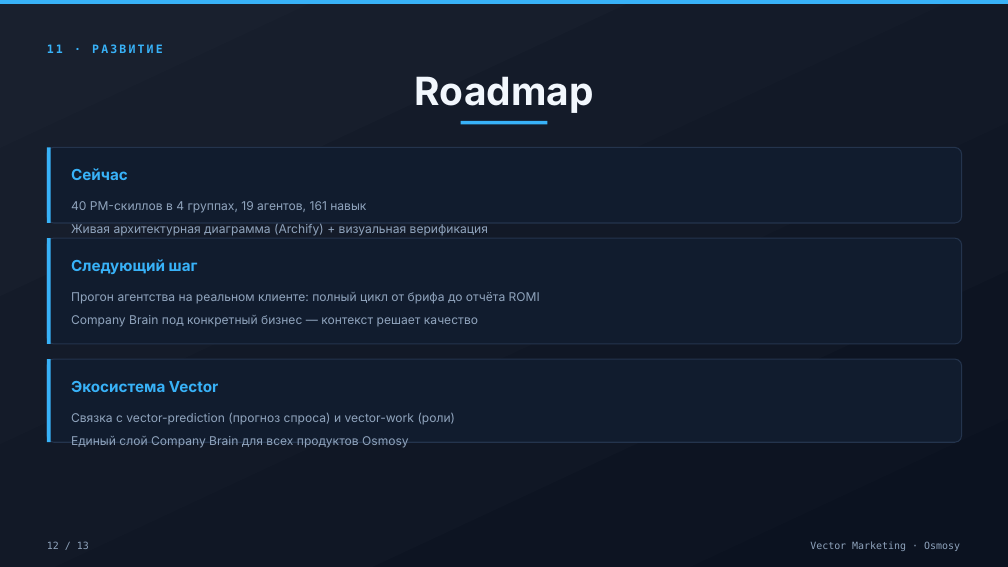
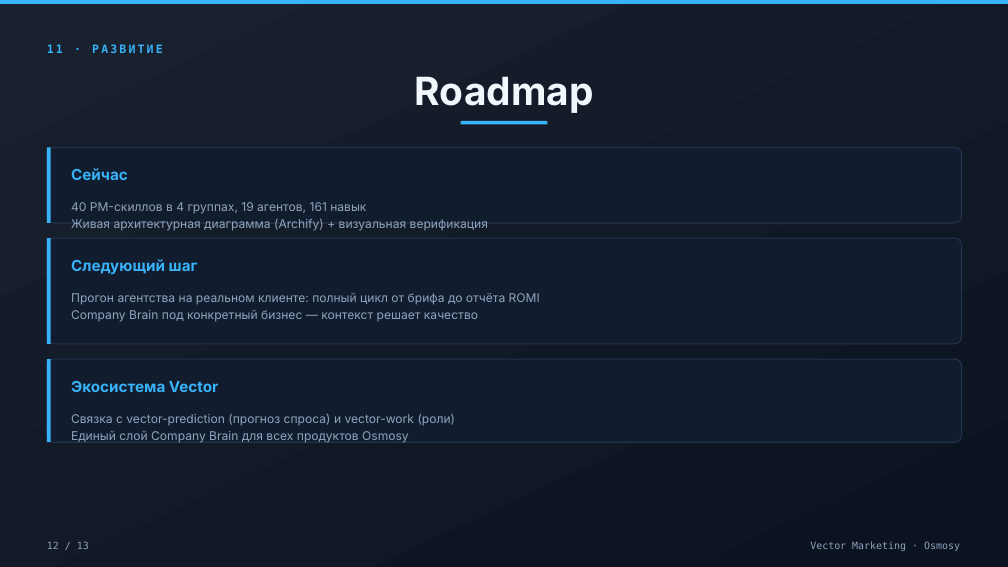
Before and after one commit to Osmosy/vector-marketing, a slide deck: slide 12 of deck/vector-marketing-01-obsidian-neon.pptx. Drawn at 1008x567 pixels with LibreOffice and Linux fonts; fonts in the diff are those of the drawing. Boxes give left, top, right and bottom in pixels: in the first picture for what was removed or moved away, otherwise in the second. Text is boxed around its words. In the diff, an @@ line names an element or a change of style, - is before the commit and + after.

```diff
--- a/deck/vector-marketing-01-obsidian-neon.pptx
+++ b/deck/vector-marketing-01-obsidian-neon.pptx
@@ text at (71,218,488,231): paragraph added @@
+Живая архитектурная диаграмма (Archify) + визуальная верификация
@@ text removed at (71,223,488,236) @@
-Живая архитектурная диаграмма (Archify) + визуальная верификация
@@ text at (71,310,478,322): paragraph added @@
+Company Brain под конкретный бизнес — контекст решает качество
@@ text removed at (71,315,478,327) @@
-Company Brain под конкретный бизнес — контекст решает качество
@@ text at (71,431,409,443): paragraph added @@
+Единый слой Company Brain для всех продуктов Osmosy
@@ text removed at (71,436,409,448) @@
-Единый слой Company Brain для всех продуктов Osmosy
```
Also in this commit, not shown: 9 other slides changed, 4 other files.
